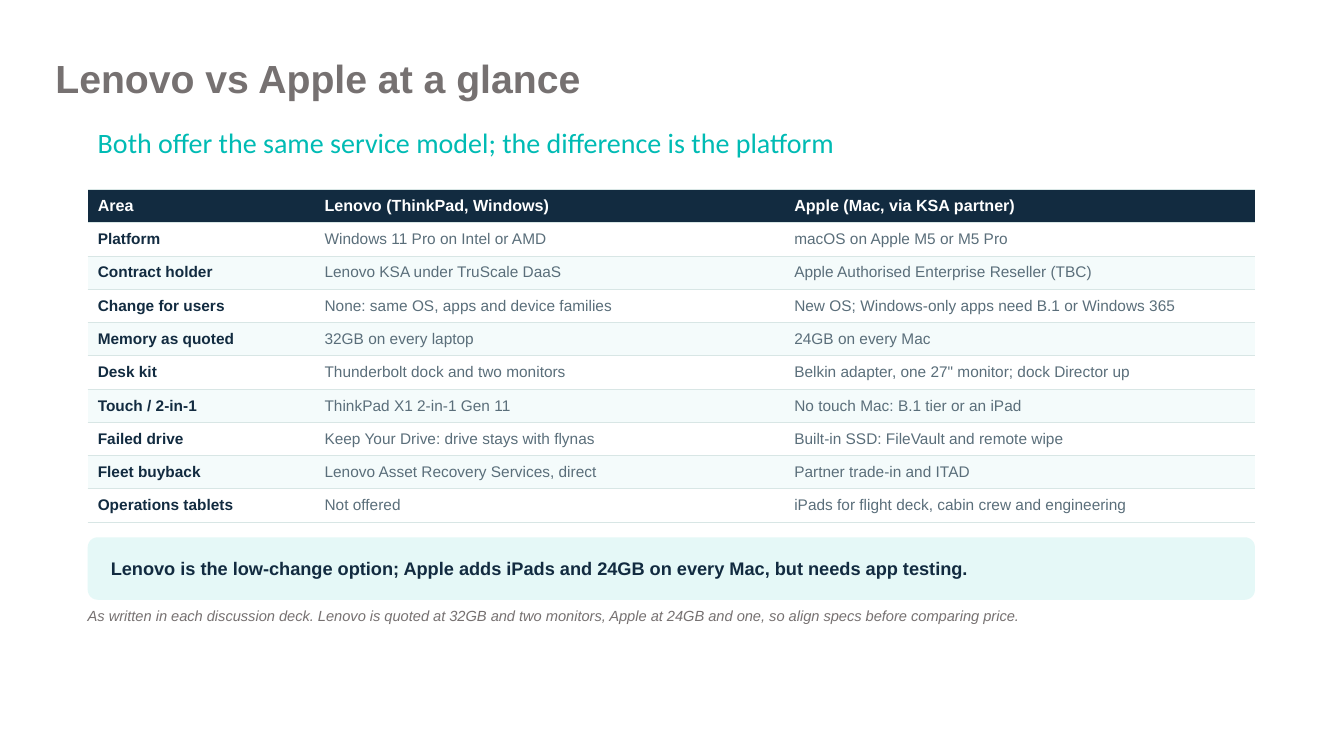
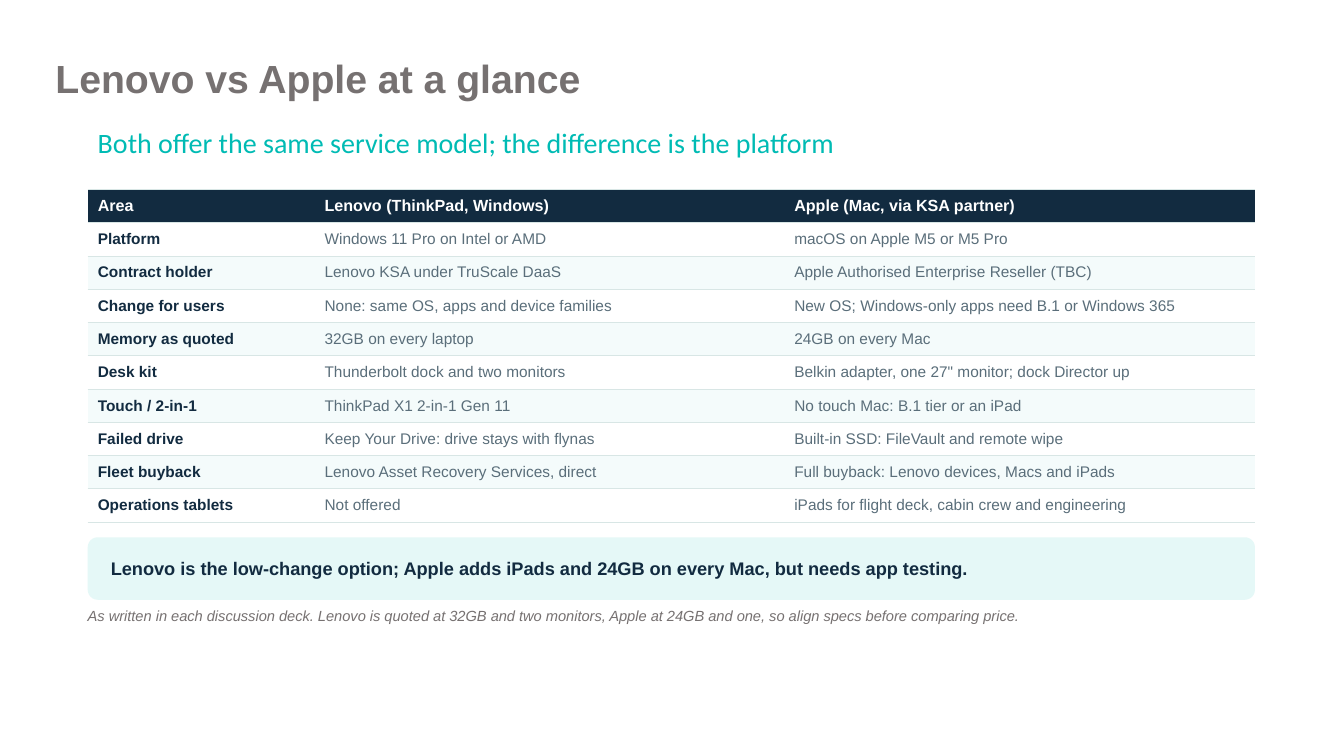
Before and after one commit to 7vbphz8fgw-commits/Bcipd, a slide deck: slide 2 of Flynas_Lenovo_vs_Apple_DaaS.pptx. Drawn at 1344x756 pixels with LibreOffice and Linux fonts; fonts in the diff are those of the drawing; background and template pictures are left out. Boxes give left, top, right and bottom in pixels: in the first picture for what was removed or moved away, otherwise in the second. Text is boxed around its words. In the diff, an @@ line names an element or a change of style, - is before the commit and + after.

```diff
--- a/Flynas_Lenovo_vs_Apple_DaaS.pptx
+++ b/Flynas_Lenovo_vs_Apple_DaaS.pptx
@@ table at (88,190,1255,522) @@
-row 9, column 3: Partner trade-in and ITAD
+row 9, column 3: Full buyback: Lenovo devices, Macs and iPads
```
Also in this commit, not shown: 1 other file.
